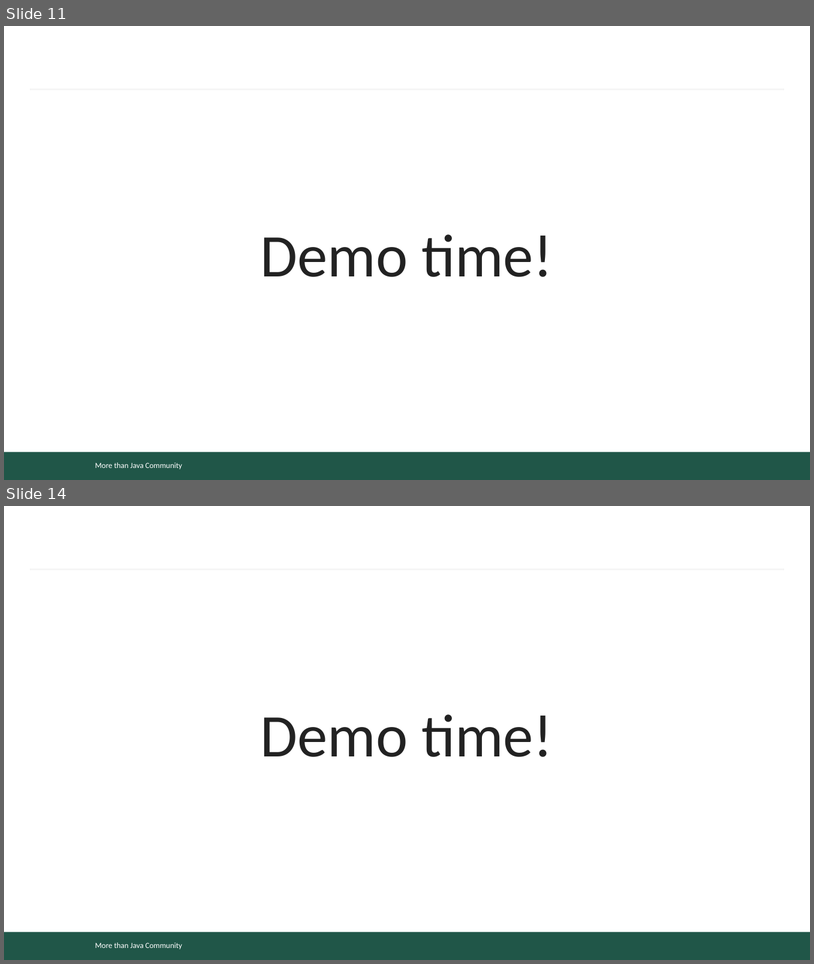
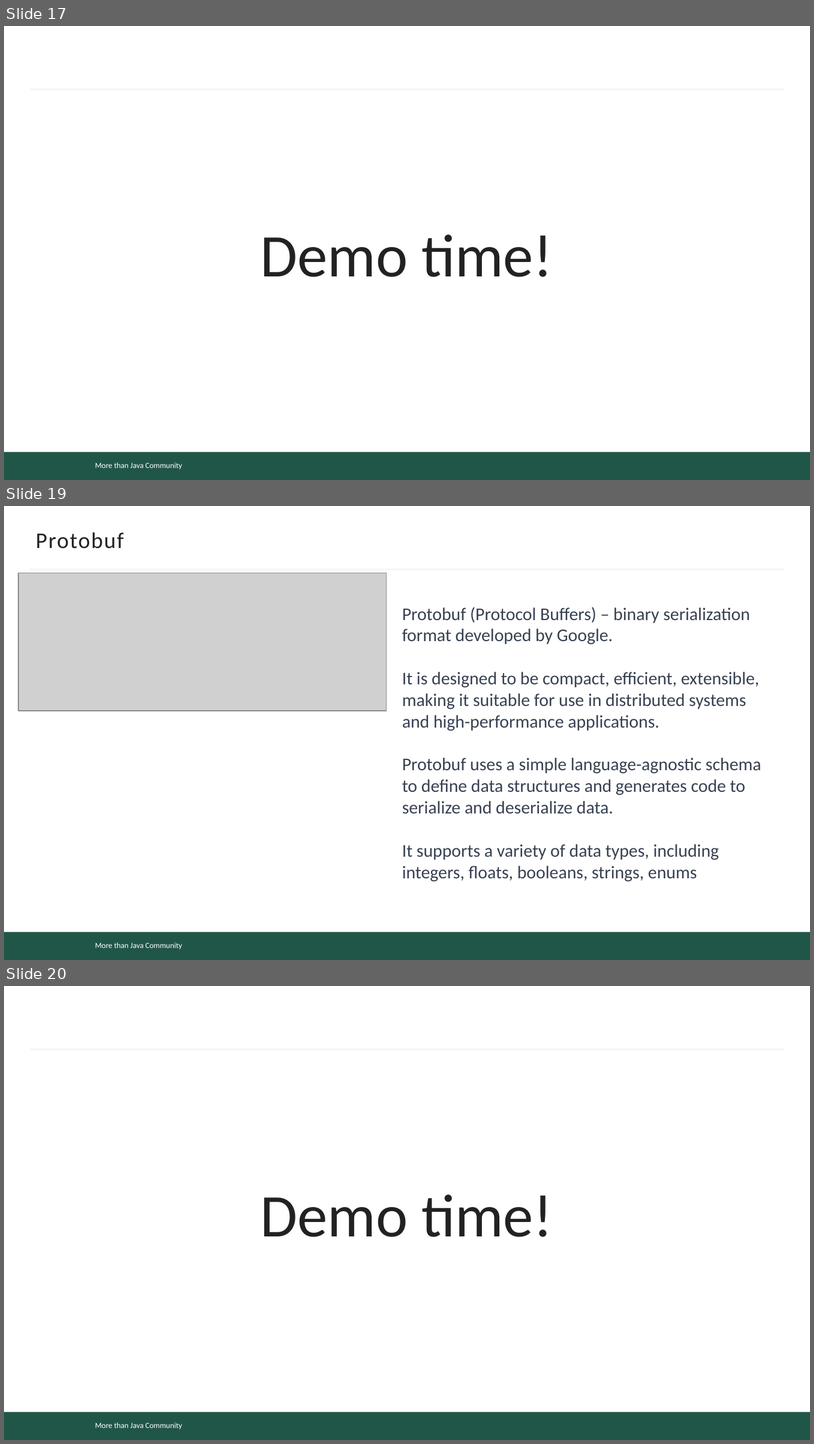
Before and after one commit to mjc-school/MJC-School, a slide deck: stage #4/light-talks/serialization/serialization.pptx. Shown one above the other, each under a label of ours: slides 11 and 14 before the commit, slides 17, 19 and 20 after it; the slides between them are not shown. The pictures are 814x964 and 814x1444 pixels, drawn with LibreOffice and Linux fonts; fonts in the diff are those of the drawing; grey boxes stand for pictures; background and template pictures are left out. Boxes give left, top, right and bottom in pixels: in the first picture for what was removed or moved away, otherwise in the second. Text is boxed around its words. In the diff, an @@ line names an element or a change of style, - is before the commit and + after.

```diff
--- a/stage #4/light-talks/serialization/serialization.pptx
+++ b/stage #4/light-talks/serialization/serialization.pptx
@@ slide 19 added at (x1=4, y1=506, x2=810, y2=960), background #FFFFFF; not listed: 3 template elements that a slide beside it also shows @@
@@ title added at (x1=36, y1=532, x2=124, y2=549), 20 pt, text #222222 @@
+Protobuf
@@ picture added at (x1=18, y1=573, x2=386, y2=711) @@
@@ text added at (x1=402, y1=607, x2=762, y2=881), 16 pt, text #374151 @@
+Protobuf (Protocol Buffers) – binary serialization format developed by Google.
+It is designed to be compact, efficient, extensible, making it suitable for use in distributed systems and high-performance applications.
+Protobuf uses a simple language-agnostic schema to define data structures and generates code to serialize and deserialize data.
+It supports a variety of data types, including integers, floats, booleans, strings, enums
@@ what was slide 11 is now slide 17 @@
@@ what was slide 14 is now slide 20 @@
```
Also in this commit, not shown: 18 other slides added, 11 slides removed.
